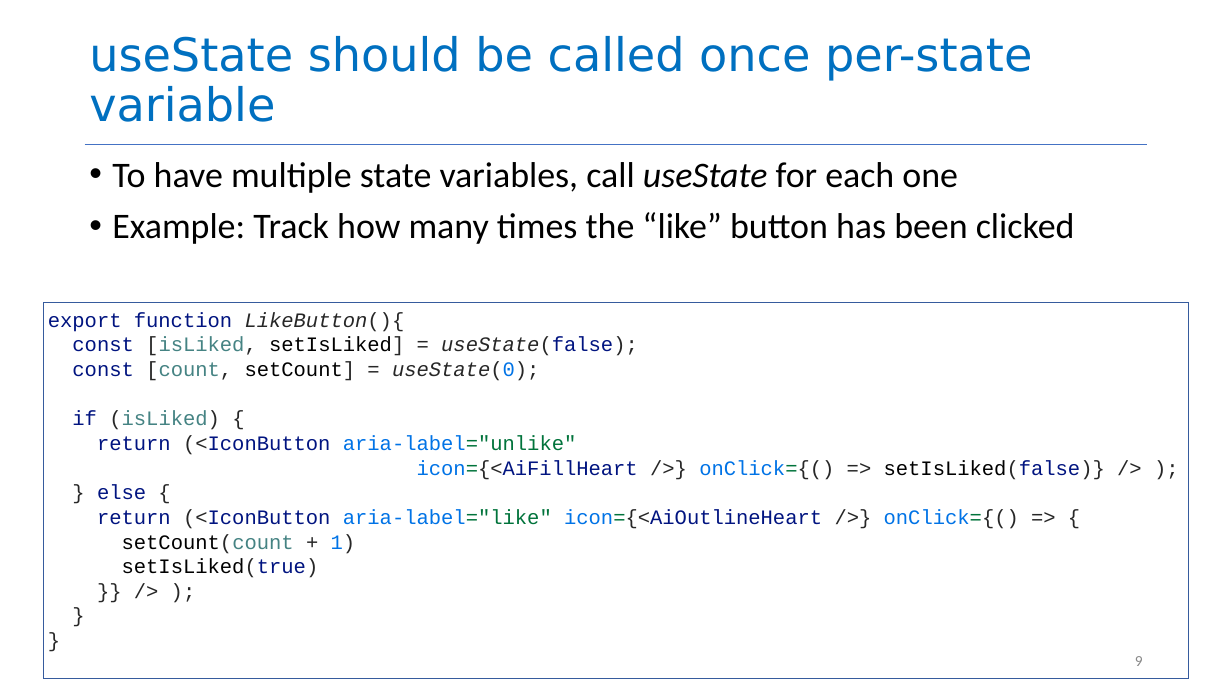
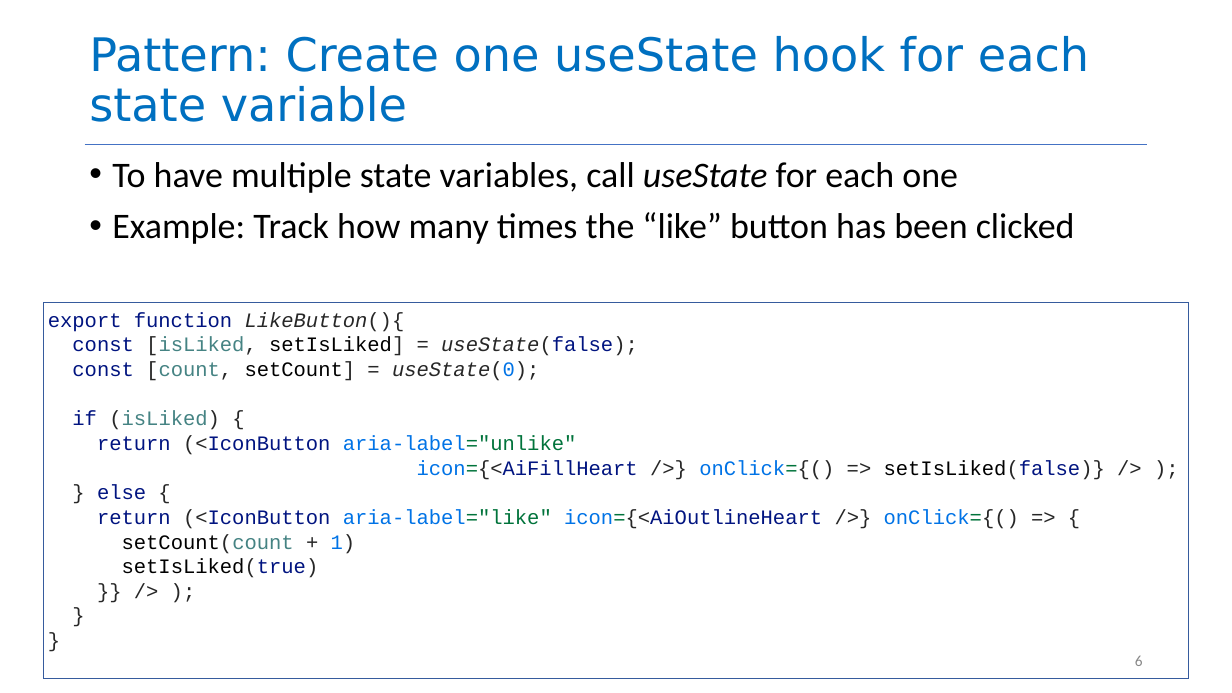
Before and after one commit to neu-se/CS4530-Spring-2023, a slide deck: slide 6 of Slides/Module 08 Patterns of React.pptx (slide 9 before the commit). Drawn at 1232x693 pixels with LibreOffice and Linux fonts; fonts in the diff are those of the drawing. Boxes give left, top, right and bottom in pixels: in the first picture for what was removed or moved away, otherwise in the second. Text is boxed around its words. In the diff, an @@ line names an element or a change of style, - is before the commit and + after.

Commit message:
shuffled some slides and fixed some text

```diff
--- a/Slides/Module 08 Patterns of React.pptx
+++ b/Slides/Module 08 Patterns of React.pptx
@@ title at [89,36,1089,122]: text changed @@
-useState should be called once per-state variable
+Pattern: Create one useState hook for each state variable
@@ page number at [1135,656,1143,666]: text changed @@
-9
+6
```
Also in this commit, not shown: 4 other slides changed, 1 slide removed.
